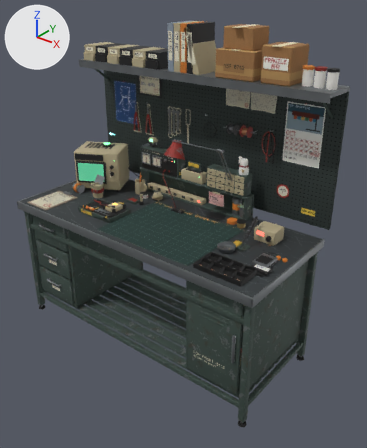
An edit to the FBX model ArtSource/RepairBenchV2/Export/RepairBenchV2.fbx, drawn before and after from the same camera.
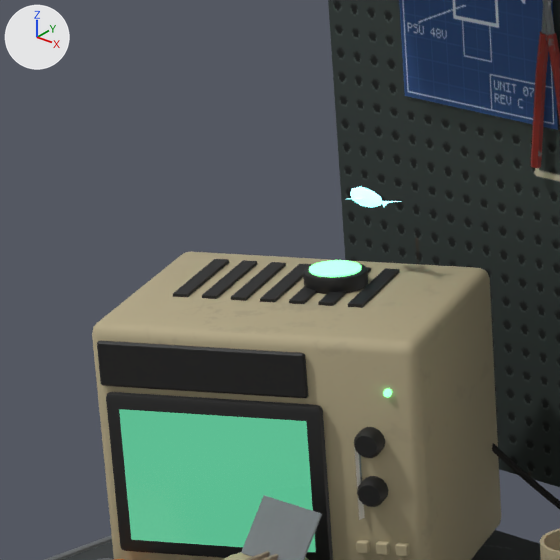
The first picture shows the older version from a 50 mm camera at (1.99, -1.69, 2.31) aimed at (0.15, 0.62, 0.88). The close-ups show the older and then the newer version on the part from 17% to 37% of the width and 24% to 41% of the height of that picture. Only the edits that show in the close-ups are written down. Lighting does not change. The marker at upper left points along +X, +Y and +Z. Where no turn or scale is listed for an object, it has been applied to the vertices.

In view in the first close-up: 'BV2_Crt', 'BV2_Crt_Bezel', 'BV2_Crt_Controls', 'BV2_Crt_Screen', 'BV2_HoloPuck', 'BV2_NoodleCup', 'BV2_PegTools', 'BV2_Pegboard', 'BV2_Top', 'BV2_WallPrints' and 5 more.
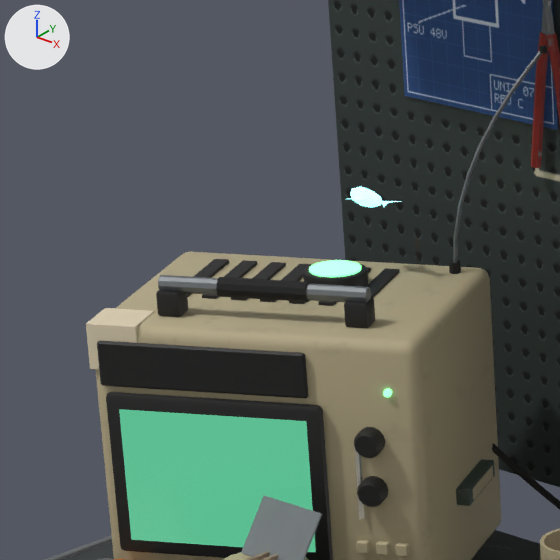
Location of each change, [x1, y1, x2, y2] in pixels of the close-ups (560 x 560 px):
'BV2_Crt_Wear', added
    after: [86, 45, 547, 506]
    faces in mat_m_bv2_steelbare (picture img_t_bv2_steelbare_png): [158, 51, 543, 302]
    faces in mat_m_bv2_rubber (picture img_t_bv2_rubber_png): [216, 45, 547, 302]
    faces in mat_m_bv2_tape (beige #e7dabc): [86, 308, 155, 369]
    faces in mat_m_bv2_darkplastic (picture img_t_bv2_rubber_png): [156, 290, 375, 328]
    faces in mat_m_bv2_steelgreen (picture img_t_bv2_steelgreen_png): [456, 459, 495, 506]

What changed in the scene script:
```text
Add me_bv2_crt_wear:
    me_bv2_crt_wear.from_pydata(...)  # 326 vertices, 288 faces; spans x -0.17..0.11, y -0.079..0.348, z -0.2..0.223
    # faces by material slot: [108, 62, 32, 26, 54, 6]
    me_bv2_crt_wear.materials.append(mat_m_bv2_darkplastic)  # picture img_t_bv2_rubber_png
    me_bv2_crt_wear.materials.append(mat_m_bv2_steelbare)  # picture img_t_bv2_steelbare_png
    me_bv2_crt_wear.materials.append(mat_m_bv2_rubber)  # picture img_t_bv2_rubber_png
    me_bv2_crt_wear.materials.append(mat_m_bv2_tape)  # beige #e7dabc
    me_bv2_crt_wear.materials.append(mat_m_bv2_steelgreen)  # picture img_t_bv2_steelgreen_png
    me_bv2_crt_wear.materials.append(mat_m_bv2_ivory)  # picture img_t_bv2_ivory_png
Add ob_bv2_crt_wear:
    ob_bv2_crt_wear = bpy.data.objects.new('BV2_Crt_Wear', me_bv2_crt_wear)
    ob_bv2_crt_wear.location = (-0.65, 0.619, 1.2)
```
